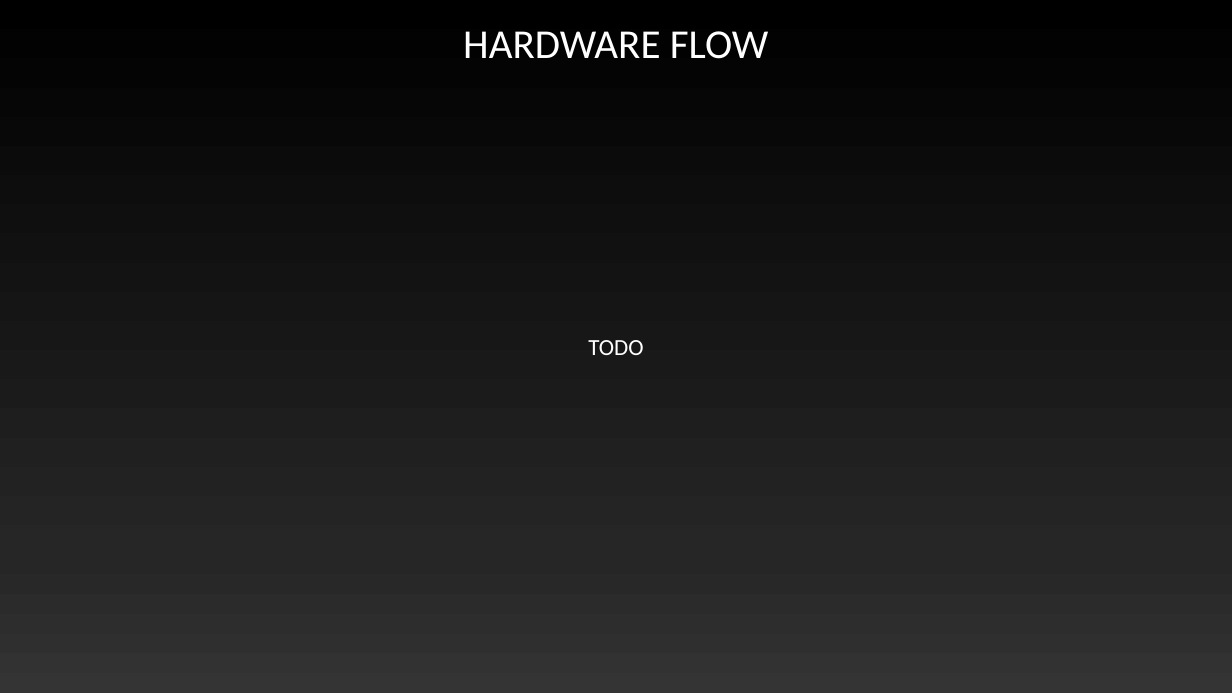
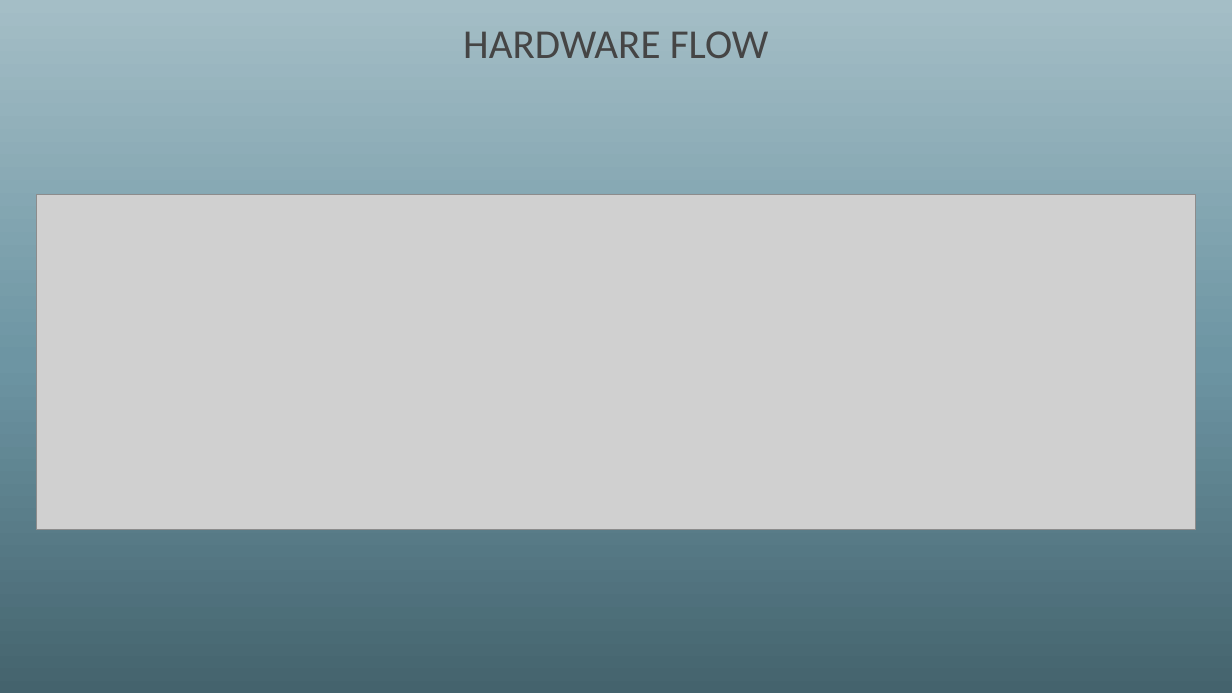
Before and after one commit to Maximus32/Reconfig-Canny, a slide deck: slide 12 of Deliverables/Canny edge detection – fpga speedup.pptx (slide 14 before the commit). Drawn at 1232x693 pixels with LibreOffice and Linux fonts; fonts in the diff are those of the drawing; grey boxes stand for pictures. Boxes give left, top, right and bottom in pixels: in the first picture for what was removed or moved away, otherwise in the second. Text is boxed around its words. In the diff, an @@ line names an element or a change of style, - is before the commit and + after.

```diff
--- a/Deliverables/Canny edge detection – fpga speedup.pptx
+++ b/Deliverables/Canny edge detection – fpga speedup.pptx
@@ background gradient #000000 to #262626 to #343434 to gradient #44636D to #6D95A3 to #A4BEC6 @@
@@ title "HARDWARE FLOW" at (x1=463, y1=31, x2=769, y2=58): text colour #FFFFFF to #454545 @@
@@ picture added at (x1=36, y1=195, x2=1196, y2=530) @@
@@ text removed at (x1=588, y1=340, x2=643, y2=355) @@
-TODO
```
Also in this commit, not shown: 3 other slides changed, 1 slide added, 3 slides removed.
